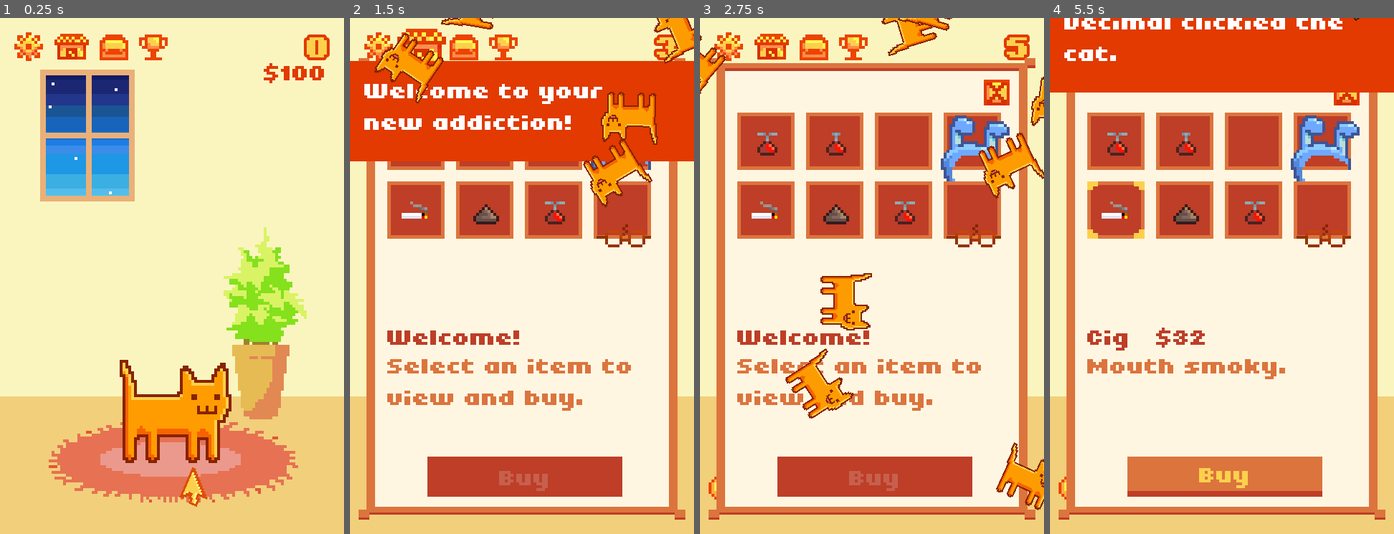
Above: before the commit, frames 1-4 (left to right).
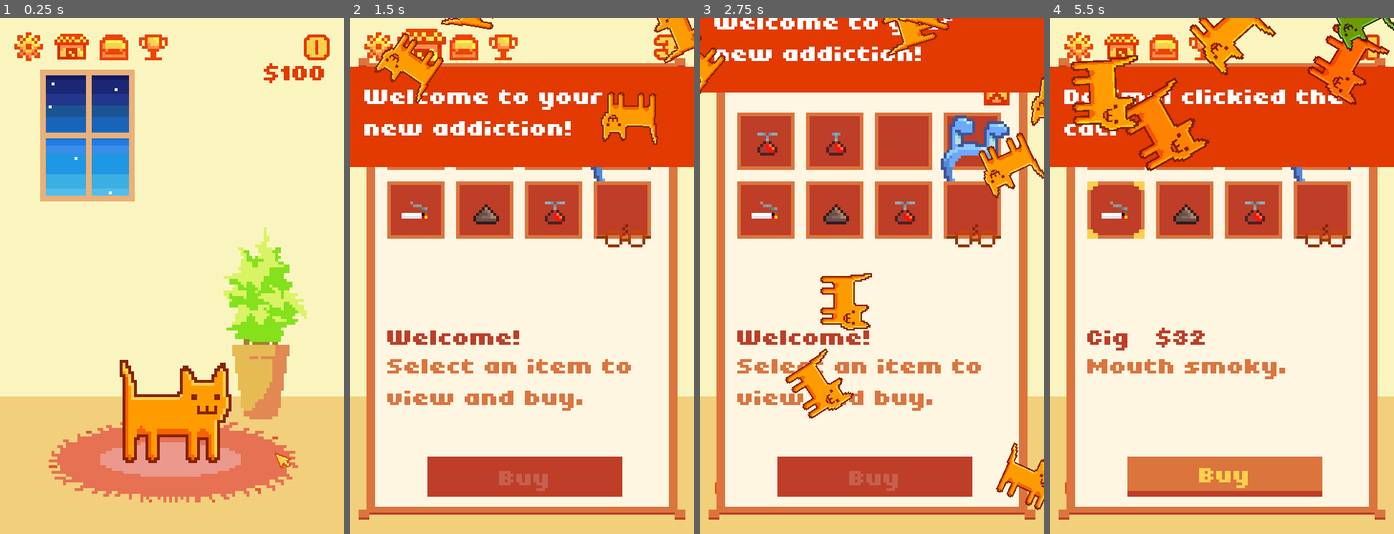
Above: after the commit, the same moments.

Repository: QueenChristina/cat-addiction
Game: Godot game, scene res://src/scenes/World.tscn
The game is run twice, just before and just after one commit, with the same random seed, the same clock (stepped at 60 frames per second) and the same inputs.
Inputs (mouse positions are in pixels of both pictures, inside the frame that each line leads up to):
- Up to frame 1 (0.25 s): no input
- Up to frame 2 (1.5 s): move the mouse to (525, 415) at 0.52 s; press the mouse at (525, 415) at 0.53 s; move the mouse to (422, 48) at 1.27 s; release the mouse at (422, 48) at 1.28 s; click (422, 48) at 1.35 s
- Up to frame 3 (2.75 s): click (765, 141) at 2.02 s
- Up to frame 4 (5.5 s): click (1184, 141) at 2.77 s; click (1252, 141) at 3.52 s; click (1321, 141) at 4.27 s; click (1115, 214) at 5.02 s

The runs differ from the first frame. In frame 1, 0.4% of the frame differs, in the area x 52-85%, y 84-95%; in frame 2, 5.0%; in frame 3, 13%; in frame 4, 24%, in the area x 0-100%, y 0-94%.

Commit message:
feat(auto-clicker): clicky cat hz

Diff:
--- a/src/items/AutoClicker.gd
+++ b/src/items/AutoClicker.gd
@@ -3,16 +3,20 @@
 # TODO: make
 
 # Called when the node enters the scene tree for the first time.
-var t=rand_range(0,2*PI)
+var click_hz=2
+var t=rand_range(0,1)
+var last_click_t=t+0
 func _ready():
+	self.last_click_t=t+0
 	pass # Replace with function body.
 func _process(delta):
-	if(floor((t/(2*PI))*10)!=floor(((t+delta)/(2*PI))*10)):
-		var n=get_node("../Cat")
-		n.clicky(n.to_local(self.to_global(Vector2(0,0))))
+	var cat=get_node("../Cat")
 	t+=delta
-	var n=get_node("../Cat")
-	var dis=-cos(10*t)*10+30
-	scale=Vector2(1,1)*(3+cos(10*t))/10
+	if t-last_click_t>1.0/click_hz:
+		self.last_click_t=self.last_click_t+1.0/click_hz
+		cat.clicky(cat.to_local(self.to_global(Vector2(0,0))))
+	var click_ler=(t-last_click_t)*click_hz
+	var radius=-cos(click_ler*2*PI)*10+30
+	scale=Vector2(1,1)*(3+cos(click_ler*2*PI))/10
 	rotation=t-PI/4
-	position=Vector2(cos(t)*dis,sin(t)*dis)+n.position
+	position=Vector2(cos(t)*radius,sin(t)*radius)+cat.to_global(Vector2(0,0))
